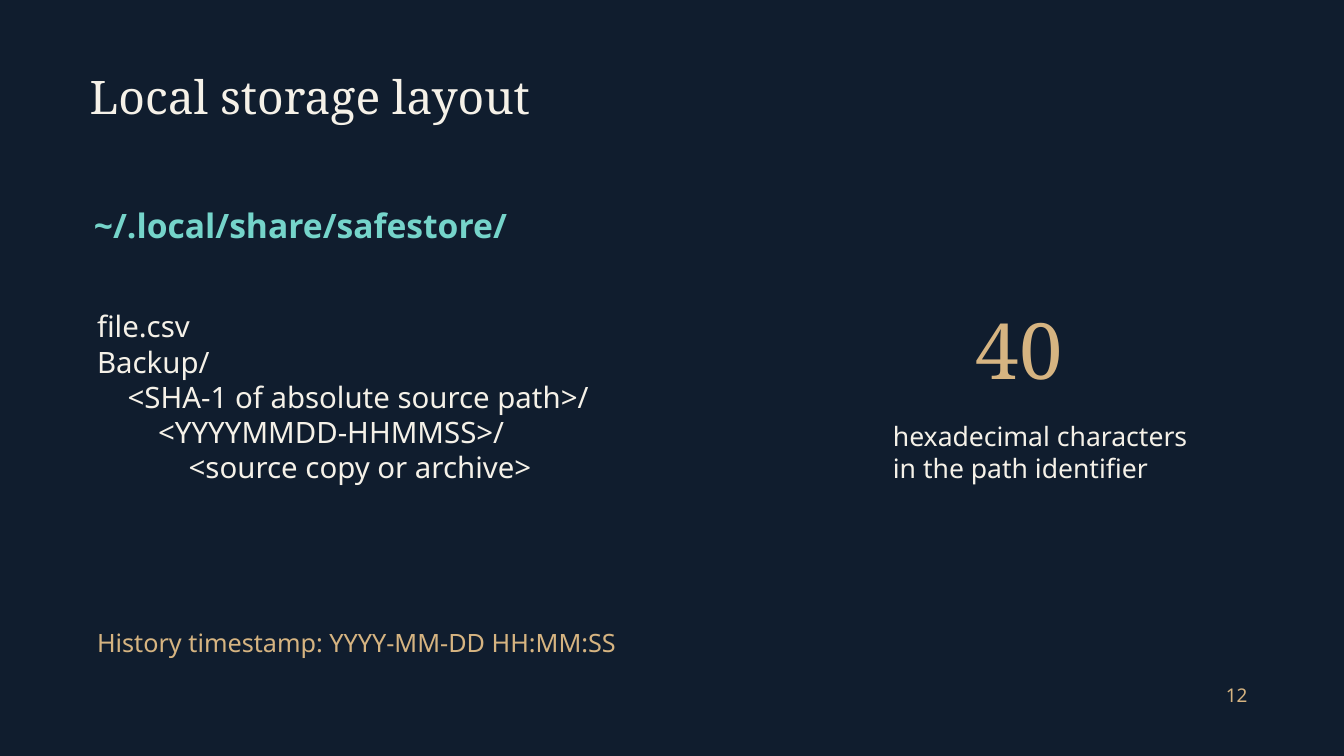
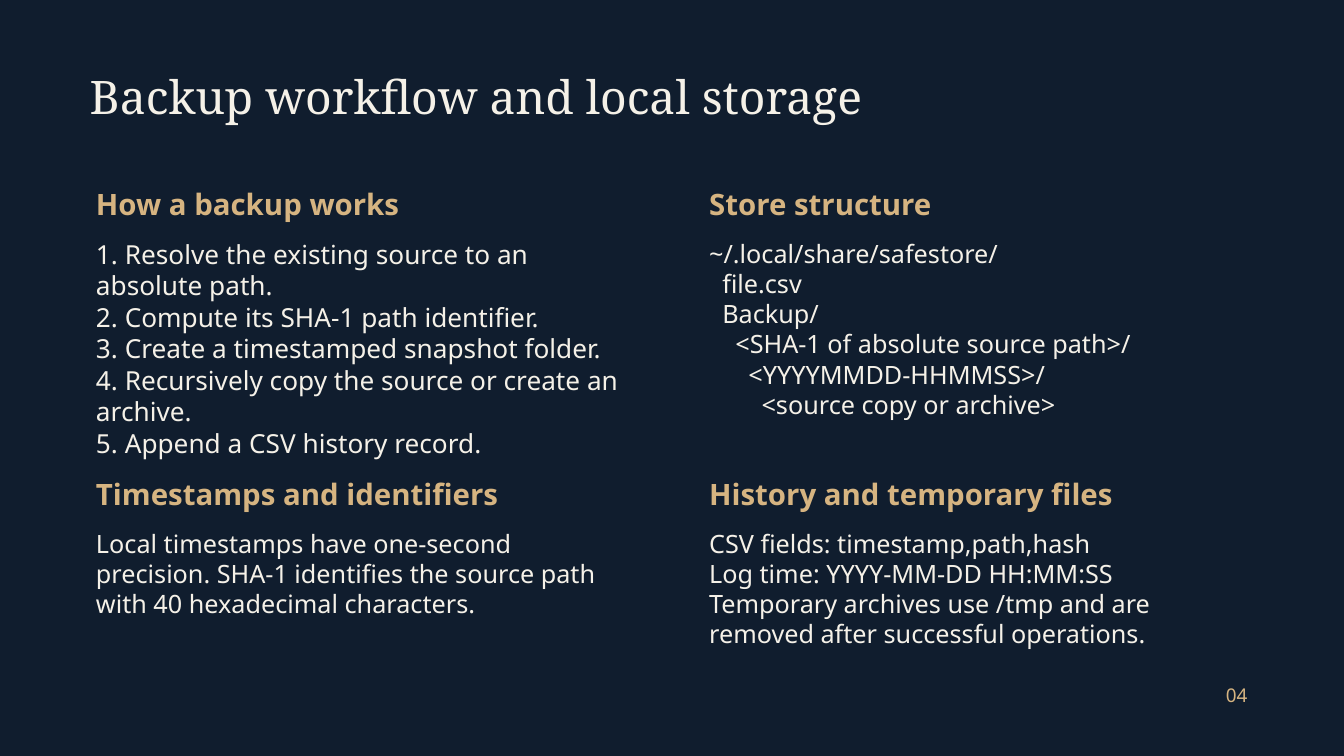
Before and after one commit to srikar0006/safestore, a slide deck: slide 4 of Presentations/SafeStore_Final.pptx (slide 13 before the commit). Drawn at 1344x756 pixels with LibreOffice and Linux fonts; fonts in the diff are those of the drawing; background and template pictures are left out. Boxes give left, top, right and bottom in pixels: in the first picture for what was removed or moved away, otherwise in the second. Text is boxed around its words. In the diff, an @@ line names an element or a change of style, - is before the commit and + after.

```diff
--- a/Presentations/SafeStore_Final.pptx
+++ b/Presentations/SafeStore_Final.pptx
@@ text at <box>90,78,862,125</box>: text changed @@
-Local storage layout
+Backup workflow and local storage
@@ text added at <box>96,192,400,222</box>, 21 pt, text #D6B481, bold @@
+How a backup works
@@ text added at <box>709,193,931,216</box>, 21 pt, text #D6B481, bold @@
+Store structure
@@ text removed at <box>94,212,507,239</box> @@
-~/.local/share/safestore/
@@ text "~/.local/share/safestore/": place and size @@
-text "~/.local/share/safestore/" at <box>97,314,588,485</box>
+text "~/.local/share/safestore/" at <box>709,243,1130,420</box>
@@ text added at <box>96,244,618,460</box>, 18.8 pt, text #F5F1E8 @@
+1. Resolve the existing source to an absolute path.
+2. Compute its SHA-1 path identifier.
+3. Create a timestamped snapshot folder.
+4. Recursively copy the source or create an archive.
+5. Append a CSV history record.
@@ text at <box>709,243,998,264</box>: paragraph added @@
+~/.local/share/safestore/
@@ text at <box>722,273,1130,420</box>: size 21 to 18 pt in "file.csv", "Backup/", "<SHA-1 of absolute source path>/", "<YYYYMMDD-HHMMSS>/" and 1 more places @@
@@ text removed at <box>976,322,1063,380</box> @@
-40
@@ text removed at <box>893,425,1187,485</box> @@
-hexadecimal characters
-in the path identifier
@@ text added at <box>96,482,498,512</box>, 21 pt, text #D6B481, bold @@
+Timestamps and identifiers
@@ text added at <box>709,482,1112,512</box>, 21 pt, text #D6B481, bold @@
+History and temporary files
@@ text added at <box>96,534,595,614</box>, 18 pt, text #F5F1E8 @@
+Local timestamps have one-second precision. SHA-1 identifies the source path with 40 hexadecimal characters.
@@ text added at <box>709,533,1150,649</box>, 18 pt, text #F5F1E8 @@
+CSV fields: timestamp,path,hash
+Log time: YYYY-MM-DD HH:MM:SS
+Temporary archives use /tmp and are removed after successful operations.
@@ text removed at <box>97,633,616,658</box> @@
-History timestamp: YYYY-MM-DD HH:MM:SS
@@ text at <box>1226,688,1248,702</box>: text changed @@
-12
+04
```
Also in this commit, not shown: 5 other slides changed, 3 slides added, 13 slides removed.
